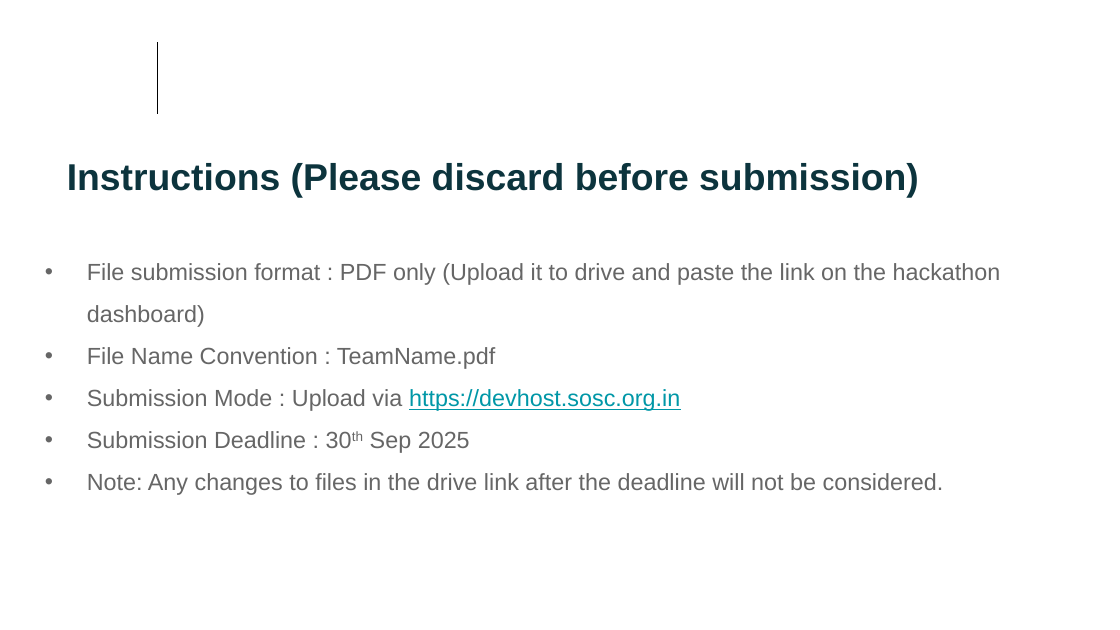
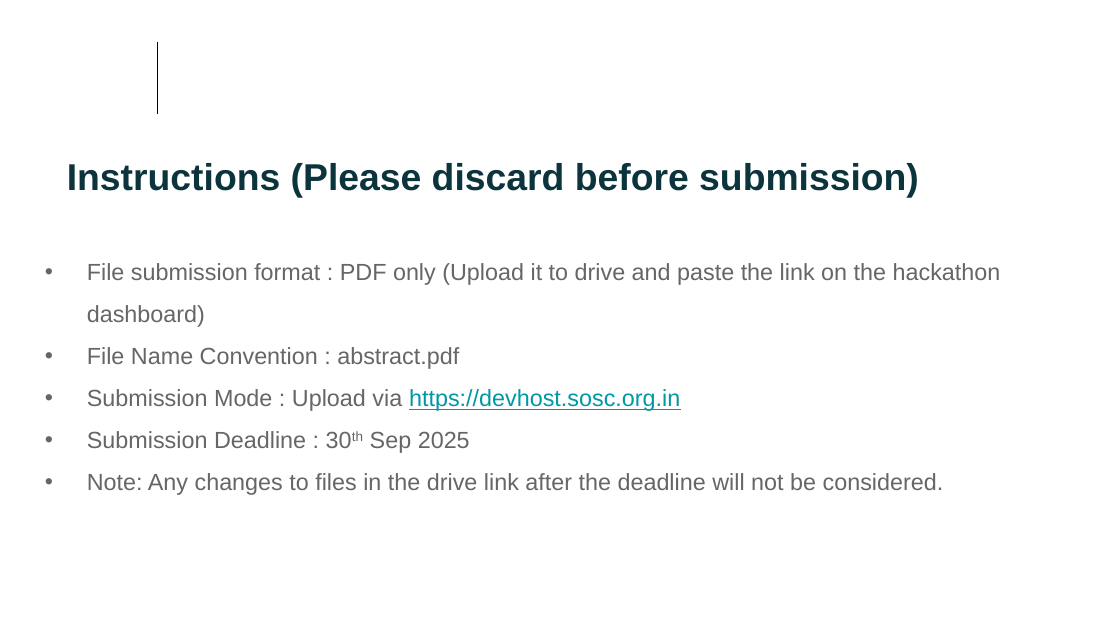
Before and after one commit to Salman-in/devhost-2025, a slide deck: slide 1 of public/brochure/devhack_template.pptx. Drawn at 1120x630 pixels with LibreOffice and Linux fonts; fonts in the diff are those of the drawing; background and template pictures are left out. Boxes give left, top, right and bottom in pixels: in the first picture for what was removed or moved away, otherwise in the second. Text is boxed around its words. In the diff, an @@ line names an element or a change of style, - is before the commit and + after.

```diff
--- a/public/brochure/devhack_template.pptx
+++ b/public/brochure/devhack_template.pptx
@@ text at (x1=87, y1=347, x2=459, y2=369): text changed @@
-• File Name Convention : TeamName.pdf
+• File Name Convention : abstract.pdf
```
Also in this commit, not shown: 1 other slide changed.
